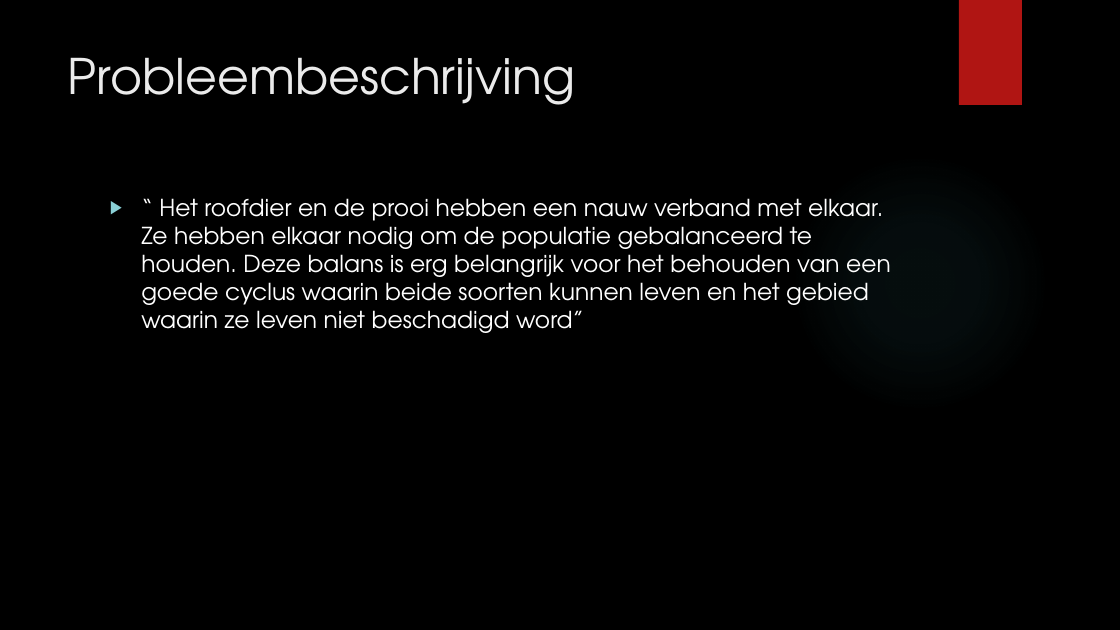
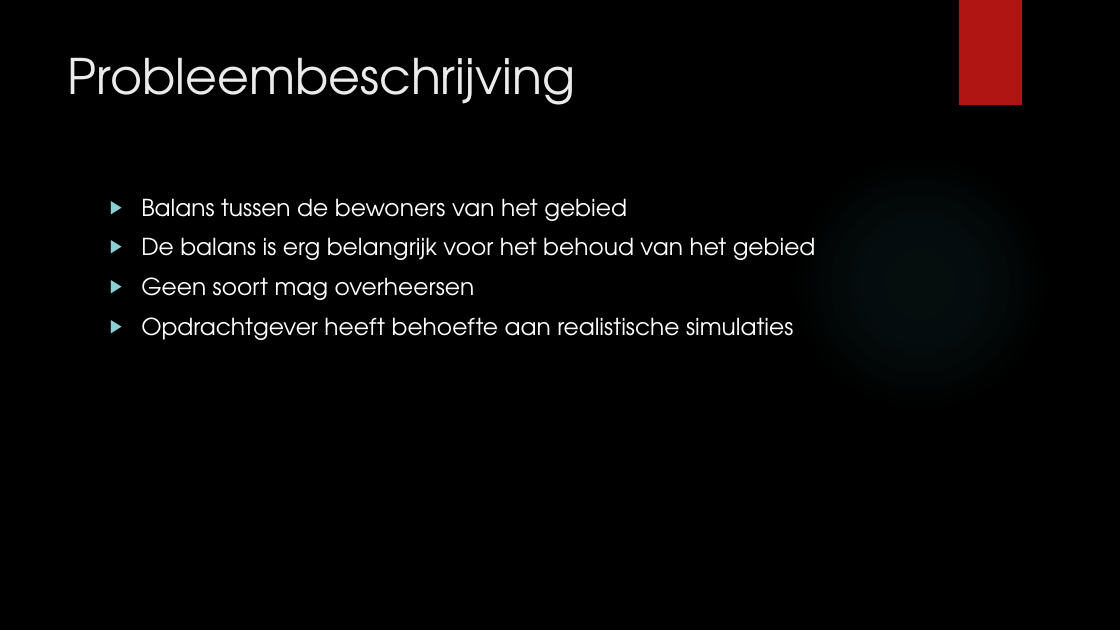
Before and after one commit to tvveen/Vossen-Konijnen, a slide deck: slide 4 of Documentatie/Simulatie Vossen en Konijnen.pptx. Drawn at 1120x630 pixels with LibreOffice and Linux fonts; fonts in the diff are those of the drawing; background and template pictures are left out. Boxes give left, top, right and bottom in pixels: in the first picture for what was removed or moved away, otherwise in the second. Text is boxed around its words. In the diff, an @@ line names an element or a change of style, - is before the commit and + after.

Commit message:
PP update

```diff
--- a/Documentatie/Simulatie Vossen en Konijnen.pptx
+++ b/Documentatie/Simulatie Vossen en Konijnen.pptx
@@ text at (x1=141, y1=198, x2=816, y2=340): text changed @@
-▶ “ Het roofdier en de prooi hebben een nauw verband met elkaar. Ze hebben elkaar nodig om de populatie gebalanceerd te houden. Deze balans is erg belangrijk voor het behouden van een goede cyclus waarin beide soorten kunnen leven en het gebied waarin ze leven niet beschadigd word”
+▶ Balans tussen de bewoners van het gebied
+▶ De balans is erg belangrijk voor het behoud van het gebied
+▶ Geen soort mag overheersen
+▶ Opdrachtgever heeft behoefte aan realistische simulaties
```
Also in this commit, not shown: 5 other slides changed, 1 slide added, 2 slides removed.
